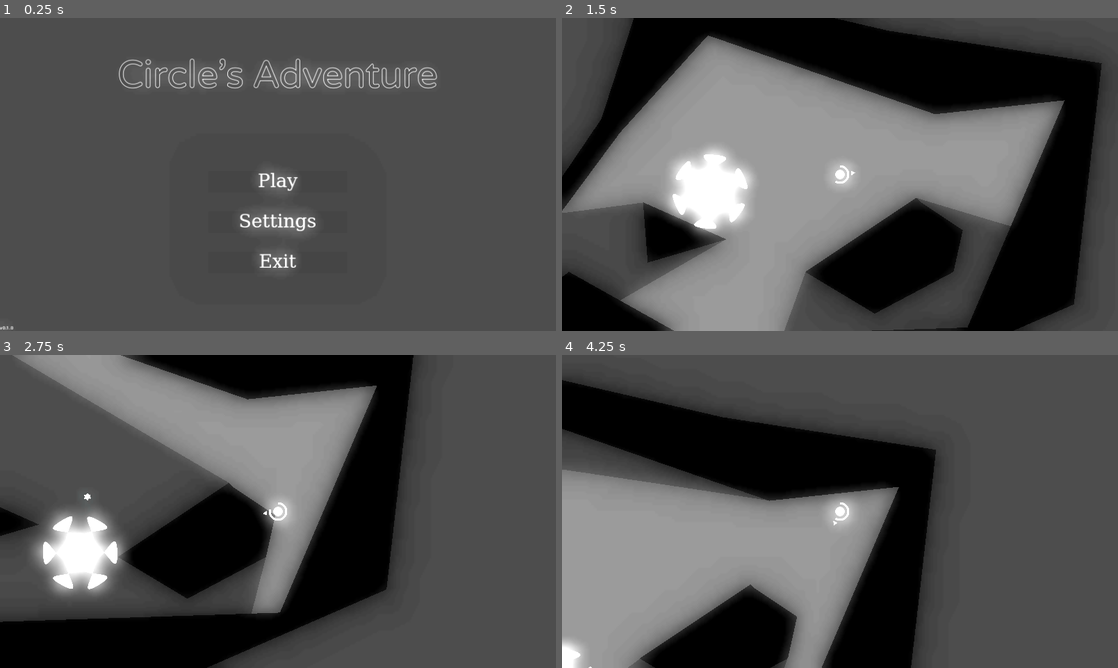
Above: before the commit, frames 1-4 (two rows, left to right).
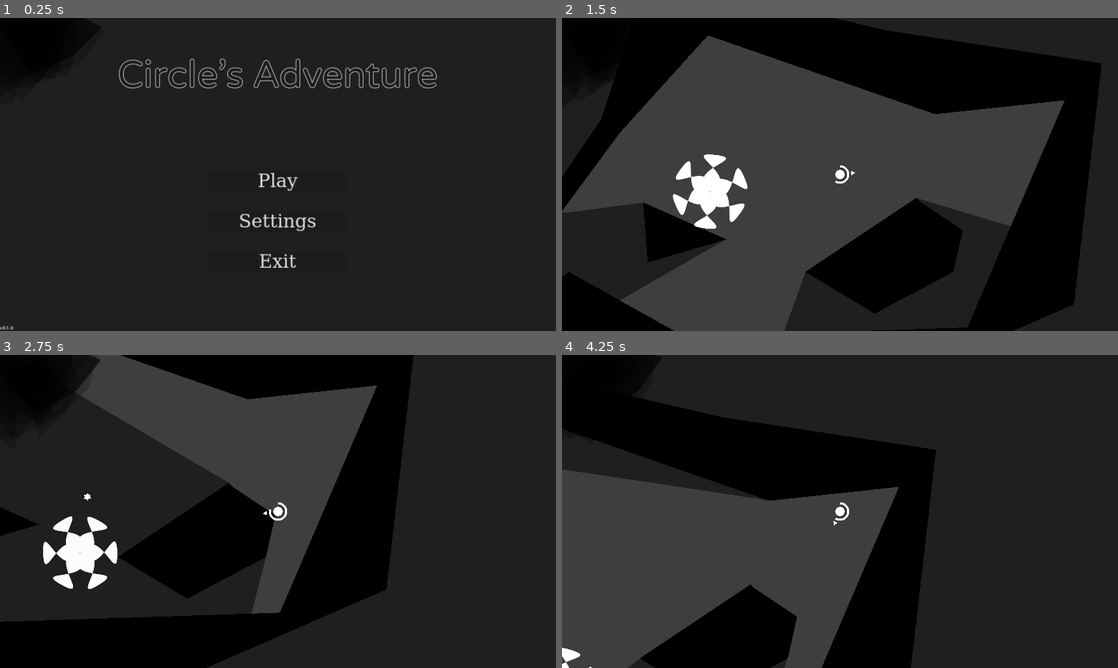
Above: after the commit, the same moments.

Repository: Quicksilver151/Circles-Adventure
Game: Godot game, scene res://Scenes/Menu.tscn
Same seed, same stepped clock (60 frames per second), same inputs: the game is played once before the commit and once after it.
Inputs (mouse positions are in pixels of both pictures, inside the frame that each line leads up to):
- Up to frame 1 (0.25 s): no input
- Up to frame 2 (1.5 s): click "Play" at 0.5 s; tap Enter (ui_accept) at 1.25 s; move the mouse to (962, 158) at 1.27 s; hold Right (ui_right) from 1.28 s (still down); hold Shift (a_dash) from 1.28 s (still down)
- Up to frame 3 (2.75 s): tap Enter (ui_accept) at 1.52, 2.27 s; move the mouse to (166, 527) at 2.02 s; release Right (ui_right) at 2.03 s; release Shift (a_dash) at 2.03 s; hold Down (ui_down) from 2.03 s (still down); tap Space (a_shoot) at 2.1 s
- Up to frame 4 (4.25 s): move the mouse to (895, 442) at 2.77 s; release Down (ui_down) at 2.78 s; hold Right (ui_right) 2.78-3.53 s; hold Shift (a_dash) 2.78-3.53 s; move the mouse to (812, 574) at 3.52 s; hold Up (ui_up) from 3.53 s (still down); tap Space (a_shoot) at 3.6 s; tap Enter (ui_accept) at 3.77 s

The runs differ from the first frame. In frame 1, 100% of the frame differs, in the area x 0-100%, y 0-100%; in frame 2, 62%; in frame 3, 69%; in frame 4, 75%.

Commit message:
cool frame shape thing

Diff:
--- a/Objects/ObjectAssets/BGLayer.tscn
+++ b/Objects/ObjectAssets/BGLayer.tscn
@@ -1,4 +1,29 @@
-[gd_scene load_steps=5 format=3 uid="uid://bc3wbtkvrc7u3"]
+[gd_scene load_steps=6 format=3 uid="uid://bc3wbtkvrc7u3"]
+
+[sub_resource type="GDScript" id="GDScript_qobs4"]
+script/source = "extends CanvasLayer
+
+
+@onready var polygons_nodes = get_children()
+
+func _physics_process(delta):
+
+	for i in range(polygons_nodes.size()):
+		var node = polygons_nodes[i]
+		var x:int
+
+		match i%4:
+			0: x = 8
+			1: x = 2
+			2: x = -2
+			3: x = -8
+
+
+		node.rotation += (delta * x *0.02)
+
+
+
+"
 
 [sub_resource type="Gradient" id="Gradient_o04am"]
 offsets = PackedFloat32Array(0, 0.183673, 0.765306, 1)
@@ -21,7 +46,6 @@
 color_ramp = SubResource("GradientTexture1D_6b1a0")
 
 [sub_resource type="Environment" id="Environment_bkenv"]
-background_mode = 3
 glow_enabled = true
 glow_normalized = true
 glow_intensity = 4.3
@@ -41,8 +65,77 @@
 mouse_filter = 2
 color = Color(0.121569, 0.121569, 0.121569, 1)
 
+[node name="Node2D" type="CanvasLayer" parent="."]
+script = SubResource("GDScript_qobs4")
+
+[node name="Polygon2D1" type="Polygon2D" parent="Node2D"]
+modulate = Color(0, 0, 0, 0.219608)
+position = Vector2(112, 80)
+polygon = PackedVector2Array(-48, -64, 0, -96, 32, -64, 96, -64, 96, 32, 32, 96, -64, 80, -32, 16)
+
+[node name="Polygon2D2" type="Polygon2D" parent="Node2D"]
+modulate = Color(0, 0, 0, 0.219608)
+position = Vector2(144, 96)
+polygon = PackedVector2Array(-64, -64, 0, -64, 80, -112, 112, -64, 128, -16, 96, 96, -16, 128, -80, 80, -64, -32)
+
+[node name="Polygon2D3" type="Polygon2D" parent="Node2D"]
+modulate = Color(0, 0, 0, 0.615686)
+position = Vector2(208, 48)
+polygon = PackedVector2Array(-16, -96, 144, -16, 48, 80, -96, 144, -208, 0, -208, -48, -272, -128, -112, -128)
+
+[node name="Polygon2D4" type="Polygon2D" parent="Node2D"]
+modulate = Color(0, 0, 0, 0.219608)
+position = Vector2(192, 64)
+polygon = PackedVector2Array(-112, -96, -32, -80, 64, -80, 80, -16, 176, -16, 80, 96, 5.88556, 122.469, -144, 176, -128, 48, -192, -32)
+
+[node name="Polygon2D5" type="Polygon2D" parent="Node2D"]
+modulate = Color(0, 0, 0, 0.219608)
+position = Vector2(48, 208)
+polygon = PackedVector2Array(-64, 0, -16, -160, 48, -80, 144, -64, 32, 80, -32, 32, -112, 48)
+
+[node name="Polygon2D6" type="Polygon2D" parent="Node2D"]
+modulate = Color(0, 0, 0, 0.219608)
+position = Vector2(48, 128)
+polygon = PackedVector2Array(-96, -64, 144, -144, 128, -48, 160, 0, 0, 96, -48, 64, -128, 32, -144, -32)
+
+[node name="Polygon2D7" type="Polygon2D" parent="Node2D"]
+modulate = Color(0, 0, 0, 0.219608)
+position = Vector2(-64, 240)
+polygon = PackedVector2Array(-112, -112, -144, 0, -16, 32, -16, 80, 112, 48, 128, -32, 128, -128, 0, -144, -48, -112)
+
+[node name="Polygon2D8" type="Polygon2D" parent="Node2D"]
+modulate = Color(0, 0, 0, 0.219608)
+position = Vector2(48, 80)
+polygon = PackedVector2Array(-128, -64, -144, 64, 32, 64, 160, 112, 176, -16, 240, -112, 48, -96, -48, -176, -64, -96)
+
+[node name="Polygon2D9" type="Polygon2D" parent="Node2D"]
+modulate = Color(0, 0, 0, 0.219608)
+position = Vector2(96, 112)
+polygon = PackedVector2Array(-176, -96, -160, -16, -176, 80, -48, 80, 96, 96, 128, -48, 64, -80, -16, -128, -80, -96)
+
+[node name="Polygon2D10" type="Polygon2D" parent="Node2D"]
+modulate = Color(0, 0, 0, 0.219608)
+position = Vector2(112, 64)
+polygon = PackedVector2Array(-96, -48, -64, 48, 48, 32, 128, 0, 128, -80, 32, -64, -16, -160, -80, -144, -160, -112, -160, -32)
+
+[node name="Polygon2D11" type="Polygon2D" parent="Node2D"]
+modulate = Color(0, 0, 0, 0.219608)
+position = Vector2(80, 16)
+polygon = PackedVector2Array(-64, -112, 80, -96, 64, -32, 240, 0, 32, 224, -160, 208, -224, 128, -176, 16, -224, -112)
+
+[node name="Polygon2D12" type="Polygon2D" parent="Node2D"]
+modulate = Color(0, 0, 0, 0.219608)
+position = Vector2(0, 48)
+polygon = PackedVector2Array(-48, -96, 0, -160, 48, -128, 144, -112, 240, -112, 224, 16, 128, 128, -80, 272, -240, -112)
+
+[node name="Polygon2D13" type="Polygon2D" parent="Node2D"]
+modulate = Color(0, 0, 0, 0.219608)
+position = Vector2(-32, 32)
+polygon = PackedVector2Array(-80, 0, -80, 48, -128, 160, -64, 192, 128, 48, 208, -80, 112, -144, -112, -80)
+
 [node name="ParallaxBackground" type="ParallaxBackground" parent="."]
 layer = -1
+visible = false
 
 [node name="ParallaxLayer1" type="ParallaxLayer" parent="ParallaxBackground"]
 motion_scale = Vector2(0.1, 0.1)
